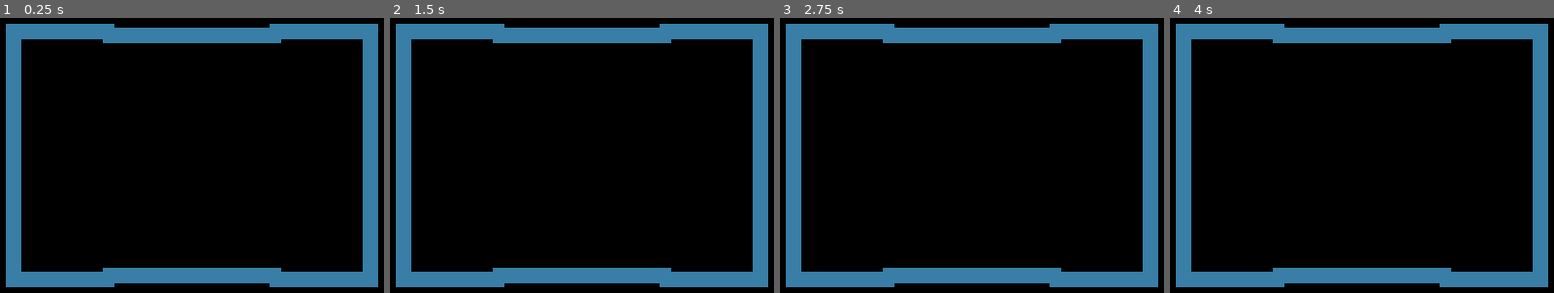
Above: before the commit, frames 1-4 (left to right).
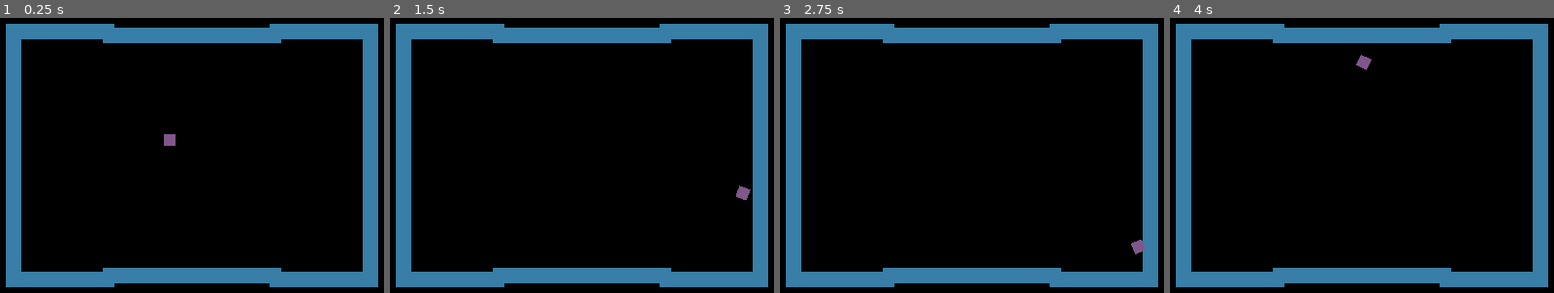
Above: after the commit, the same moments.

Repository: AlexHoratio/sleep-in
Game: Godot game, scene res://Scenes/main.tscn
The game is run twice, just before and just after one commit, with the same random seed, the same clock (stepped at 60 frames per second) and the same inputs.
Inputs:
- Up to frame 1 (0.25 s): no input
- Up to frame 2 (1.5 s): tap Enter at 0.5 s; hold Right (ui_right) 0.53-1.28 s; hold Down (ui_down) from 1.28 s (still down)
- Up to frame 3 (2.75 s): release Down (ui_down) at 2.03 s; hold Right (ui_right) from 2.03 s (still down)
- Up to frame 4 (4 s): release Right (ui_right) at 2.78 s; hold Up (ui_up) 2.78-3.53 s; hold Left (ui_left) from 3.53 s (still down)

The runs differ from the first frame. In frame 1, 0.1% of the frame differs, in the area x 42-46%, y 42-47%; in frame 2, 0.1%; in frame 3, 0.1%; in frame 4, 0.1%.

Commit message:
player works

Diff:
--- a/Scenes/main.tscn
+++ b/Scenes/main.tscn
@@ -1,6 +1,8 @@
-[gd_scene load_steps=5 format=2]
+[gd_scene load_steps=9 format=2]
 
 [ext_resource path="res://Graphics/walls.png" type="Texture" id=1]
+[ext_resource path="res://Scenes/player.gd" type="Script" id=2]
+[ext_resource path="res://Graphics/player.png" type="Texture" id=3]
 
 [sub_resource type="RectangleShape2D" id=1]
 extents = Vector2( 55.9249, 7.94063 )
@@ -11,9 +13,17 @@
 [sub_resource type="RectangleShape2D" id=3]
 extents = Vector2( 8, 120 )
 
+[sub_resource type="PhysicsMaterial" id=5]
+friction = 5.0
+bounce = 0.5
+
+[sub_resource type="RectangleShape2D" id=4]
+extents = Vector2( 6, 6 )
+
 [node name="main" type="Node2D"]
 
 [node name="walls" type="StaticBody2D" parent="."]
+editor/display_folded = true
 
 [node name="Sprite" type="Sprite" parent="walls"]
 scale = Vector2( 4, 4 )
@@ -51,3 +61,22 @@
 [node name="CollisionShape2D8" type="CollisionShape2D" parent="walls"]
 position = Vector2( 440, 256 )
 shape = SubResource( 3 )
+
+[node name="player" type="RigidBody2D" parent="."]
+position = Vector2( 233, 240 )
+mass = 0.102041
+physics_material_override = SubResource( 5 )
+gravity_scale = 0.0
+contacts_reported = 3
+contact_monitor = true
+script = ExtResource( 2 )
+
+[node name="Sprite" type="Sprite" parent="player"]
+scale = Vector2( 4, 4 )
+texture = ExtResource( 3 )
+
+[node name="CollisionShape2D" type="CollisionShape2D" parent="player"]
+shape = SubResource( 4 )
+
+[node name="collision_pause" type="Timer" parent="player"]
+[connection signal="timeout" from="player/collision_pause" to="player" method="_on_collision_pause_timeout"]
--- /dev/null
+++ b/Scenes/player.gd
@@ -0,0 +1,39 @@
+extends RigidBody2D
+
+#PHYSICS VARIABLES
+var SPEED = 3000
+var MAX_SPEED = 400
+var redirect_compensation = 5
+var direction_focus = 0.95
+
+func _ready():
+	linear_damp = 2.3
+
+func _physics_process(delta):
+
+	if(Input.is_action_pressed("ui_left")):
+		linear_velocity.x -= SPEED*delta
+		if(linear_velocity.x > 0):
+			linear_velocity.x -= SPEED*delta*redirect_compensation
+		linear_velocity.y *= direction_focus
+	if(Input.is_action_pressed("ui_right")):
+		linear_velocity.x += SPEED*delta
+		if(linear_velocity.x < 0):
+			linear_velocity.x += SPEED*delta*redirect_compensation
+		linear_velocity.y *= direction_focus
+	if(Input.is_action_pressed("ui_up")):
+		linear_velocity.y -= SPEED*delta
+		if(linear_velocity.y > 0):
+			linear_velocity.y -= SPEED*delta*redirect_compensation
+		linear_velocity.x *= direction_focus
+	if(Input.is_action_pressed("ui_down")):
+		linear_velocity.y += SPEED*delta
+		if(linear_velocity.y < 0):
+			linear_velocity.y += SPEED*delta*redirect_compensation
+		linear_velocity.x *= direction_focus
+
+	linear_velocity.x = min(max(linear_velocity.x, -MAX_SPEED), MAX_SPEED)
+	linear_velocity.y = min(max(linear_velocity.y, -MAX_SPEED), MAX_SPEED)
+
+func _on_collision_pause_timeout():
+	pass # Replace with function body.
Binary file added: Graphics/player.png
